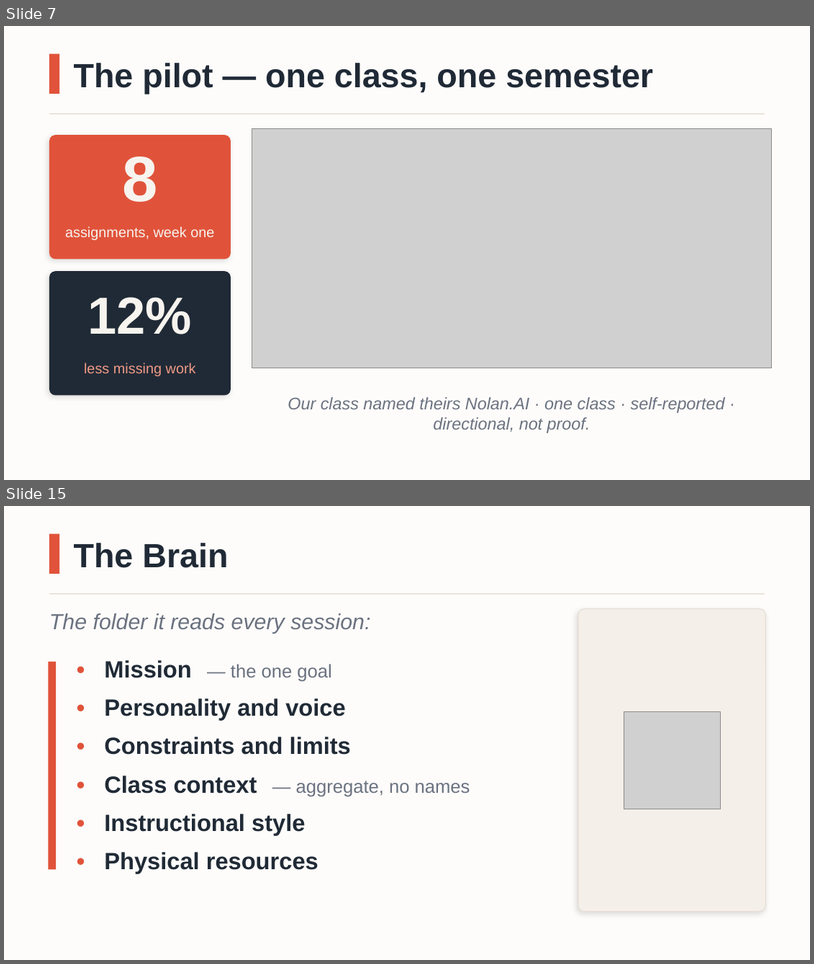
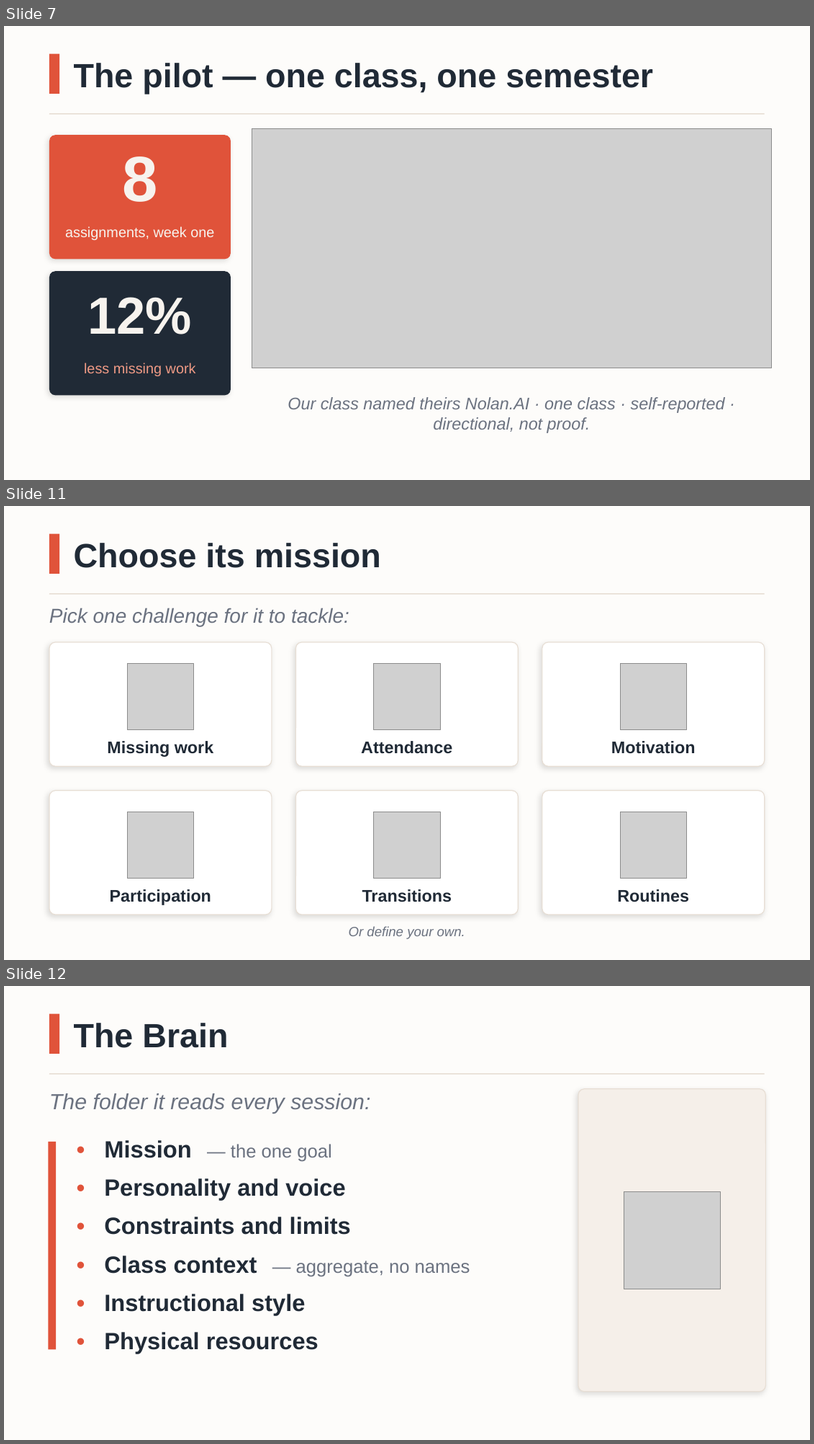
Before and after one commit to mattnupen/My-Classroom-Assistant, a slide deck: docs/MyClassroomAIbot-Overview-Coral.pptx. Shown one above the other, each under a label of ours: slides 7 and 15 before the commit, slides 7, 11 and 12 after it; the slides between them are not shown. The pictures are 814x964 and 814x1444 pixels, drawn with LibreOffice and Linux fonts; fonts in the diff are those of the drawing; grey boxes stand for pictures. Boxes give left, top, right and bottom in pixels: in the first picture for what was removed or moved away, otherwise in the second. Text is boxed around its words. In the diff, an @@ line names an element or a change of style, - is before the commit and + after.

```diff
--- a/docs/MyClassroomAIbot-Overview-Coral.pptx
+++ b/docs/MyClassroomAIbot-Overview-Coral.pptx
@@ slide 11 added at (x1=4, y1=506, x2=810, y2=960), background #FDFCFA @@
@@ rectangle added at (x1=49, y1=534, x2=59, y2=574), fill #E0533A @@
@@ text added at (x1=74, y1=543, x2=381, y2=568), 40 pt, text #202A36, bold @@
+Choose its mission
@@ line added from (49, 594) to (765, 594), #E7DED4 1.25 pt @@
@@ text added at (x1=49, y1=608, x2=350, y2=626), 24 pt, text #6B7280, italic @@
+Pick one challenge for it to tackle:
@@ rounded rectangle added at (x1=49, y1=642, x2=272, y2=766), fill #FFFFFF, outline #E7DED4 1 pt @@
@@ rounded rectangle added at (x1=296, y1=642, x2=519, y2=766), fill #FFFFFF, outline #E7DED4 1 pt @@
@@ rounded rectangle added at (x1=543, y1=642, x2=765, y2=766), fill #FFFFFF, outline #E7DED4 1 pt @@
@@ picture added at (x1=127, y1=663, x2=194, y2=730) @@
@@ picture added at (x1=374, y1=663, x2=441, y2=730) @@
@@ picture added at (x1=620, y1=663, x2=687, y2=730) @@
@@ text added at (x1=107, y1=741, x2=214, y2=757), 20 pt, text #202A36, bold @@
+Missing work
@@ text added at (x1=361, y1=741, x2=453, y2=754), 20 pt, text #202A36, bold @@
+Attendance
@@ text added at (x1=612, y1=741, x2=696, y2=754), 20 pt, text #202A36, bold @@
+Motivation
@@ rounded rectangle added at (x1=49, y1=790, x2=272, y2=914), fill #FFFFFF, outline #E7DED4 1 pt @@
@@ rounded rectangle added at (x1=296, y1=790, x2=519, y2=914), fill #FFFFFF, outline #E7DED4 1 pt @@
@@ rounded rectangle added at (x1=543, y1=790, x2=765, y2=914), fill #FFFFFF, outline #E7DED4 1 pt @@
@@ picture added at (x1=127, y1=811, x2=194, y2=878) @@
@@ picture added at (x1=374, y1=811, x2=441, y2=878) @@
@@ picture added at (x1=620, y1=811, x2=687, y2=878) @@
@@ text added at (x1=110, y1=889, x2=211, y2=905), 20 pt, text #202A36, bold @@
+Participation
@@ text added at (x1=363, y1=889, x2=453, y2=902), 20 pt, text #202A36, bold @@
+Transitions
@@ text added at (x1=617, y1=889, x2=689, y2=902), 20 pt, text #202A36, bold @@
+Routines
@@ text added at (x1=349, y1=926, x2=466, y2=939), 16 pt, text #6B7280, italic @@
+Or define your own.
@@ what was slide 15 is now slide 12 @@
```
Also in this commit, not shown: 4 other slides added, 8 slides removed, 15 other files.
